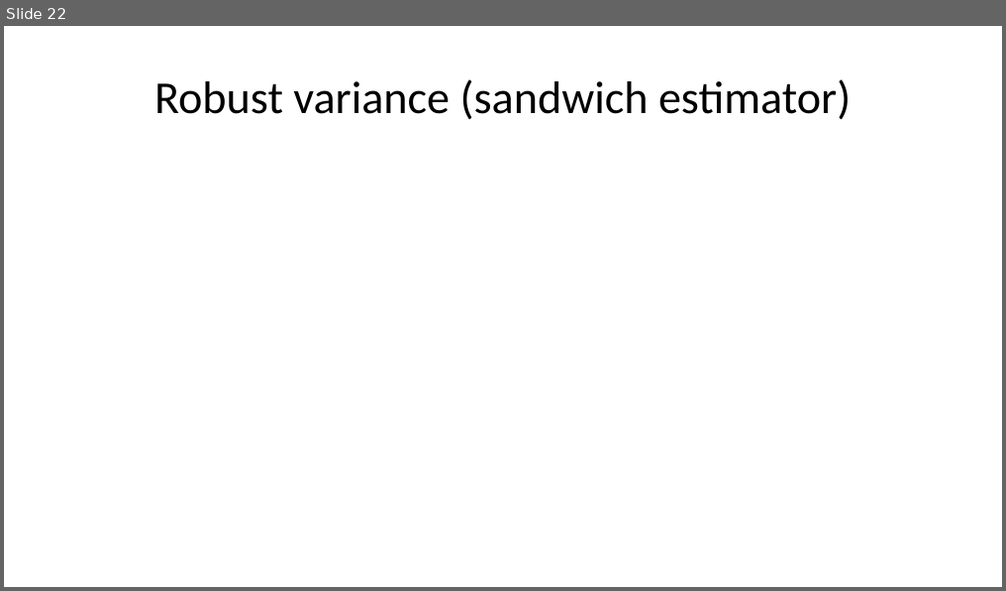
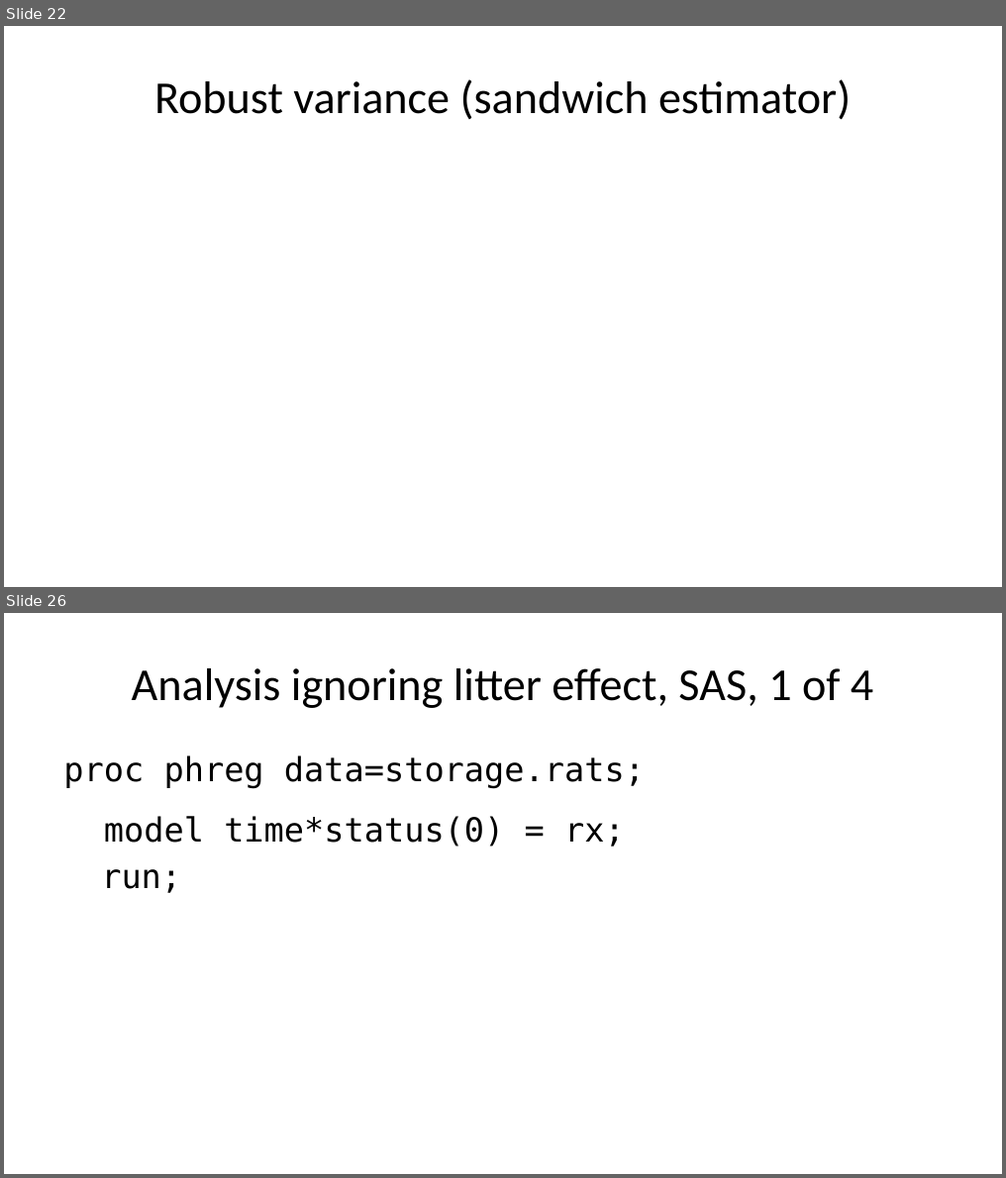
Before and after one commit to pmean/talks, a slide deck: frailty/frailty.pptx. Shown one above the other, each under a label of ours: slide 22 before the commit, slides 22 and 26 after it; the slides between them are not shown. The pictures are 1006x591 and 1006x1178 pixels, drawn with LibreOffice and Linux fonts; fonts in the diff are those of the drawing. Boxes give left, top, right and bottom in pixels: in the first picture for what was removed or moved away, otherwise in the second. Text is boxed around its words. In the diff, an @@ line names an element or a change of style, - is before the commit and + after.

```diff
--- a/frailty/frailty.pptx
+++ b/frailty/frailty.pptx
@@ slide 26 added at box(4, 613, 1002, 1174), background #FFFFFF @@
@@ title added at box(132, 668, 873, 708), 33 pt, text #000000 @@
+Analysis ignoring litter effect, SAS, 1 of 4
@@ text added at box(63, 756, 645, 893), 24 pt, text #000000 @@
+proc phreg data=storage.rats;
+model time*status(0) = rx;
+run;
```
Also in this commit, not shown: 27 other slides added, 14 other files.
